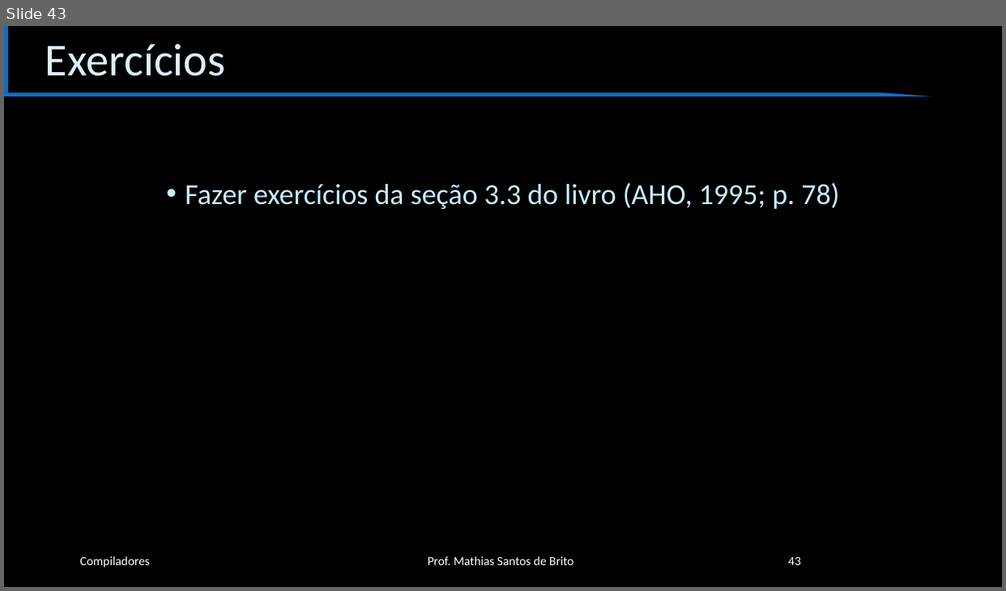
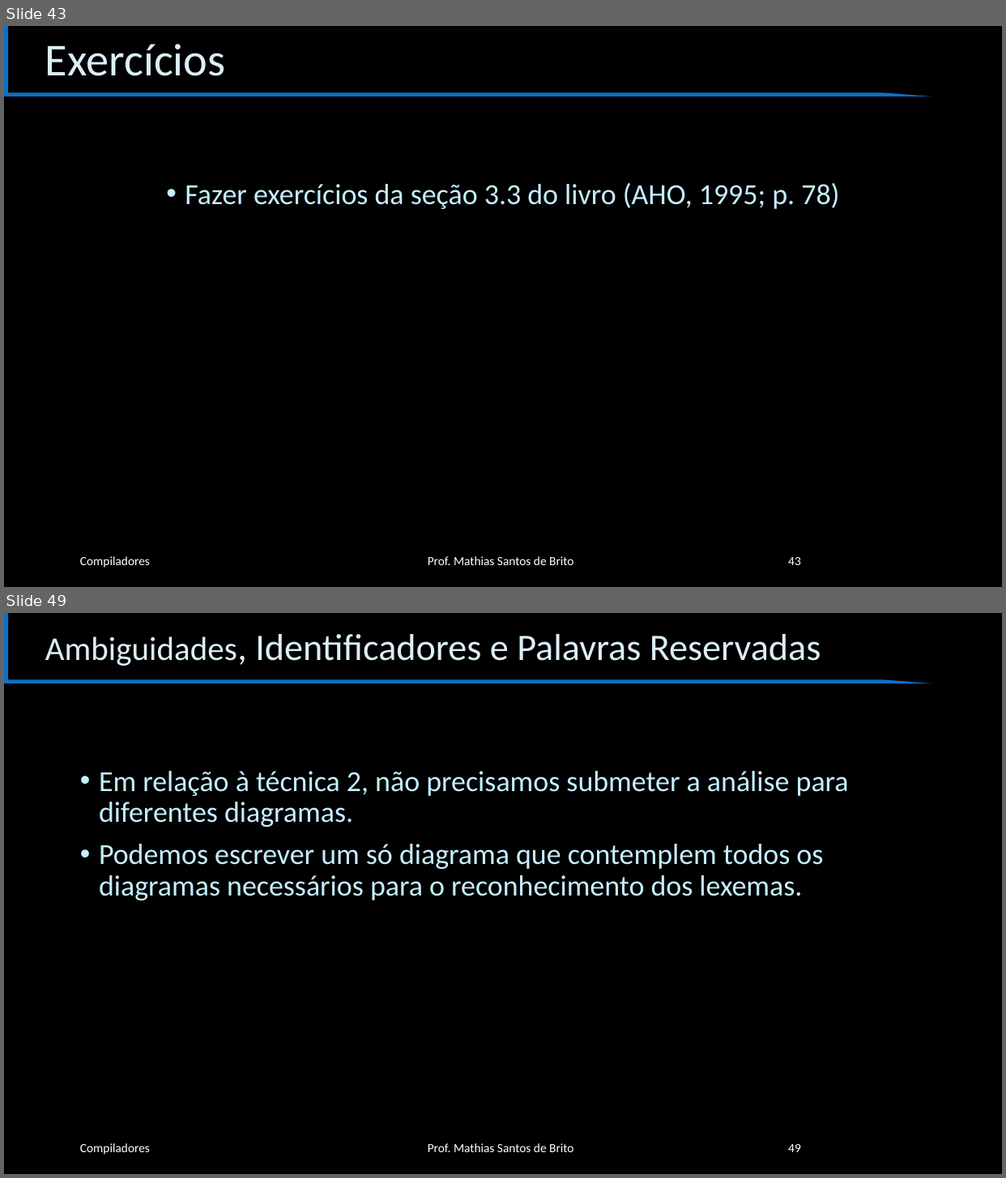
Before and after one commit to cet058-Org/2019.1, a slide deck: slides.pptx. Shown one above the other, each under a label of ours: slide 43 before the commit, slides 43 and 49 after it; the slides between them are not shown. The pictures are 1006x591 and 1006x1178 pixels, drawn with LibreOffice and Linux fonts; fonts in the diff are those of the drawing; background and template pictures are left out. Boxes give left, top, right and bottom in pixels: in the first picture for what was removed or moved away, otherwise in the second. Text is boxed around its words. In the diff, an @@ line names an element or a change of style, - is before the commit and + after.

```diff
--- a/slides.pptx
+++ b/slides.pptx
@@ slide 49 added at box(4, 613, 1002, 1174), background #000000; not listed: 1 template element that a slide beside it also shows @@
@@ title added at box(45, 634, 821, 666), 36 pt, text #DBEFF9 @@
+Ambiguidades, Identificadores e Palavras Reservadas
@@ text added at box(99, 771, 849, 901), 28 pt, text #C4EFFF @@
+• Em relação à técnica 2, não precisamos submeter a análise para diferentes diagramas.
+• Podemos escrever um só diagrama que contemplem todos os diagramas necessários para o reconhecimento dos lexemas.
@@ text added at box(80, 1144, 150, 1155), 12 pt, text #FFFFFF @@
+Compiladores
@@ text added at box(428, 1144, 573, 1152), 12 pt, text #FFFFFF @@
+Prof. Mathias Santos de Brito
@@ page number added at box(788, 1144, 801, 1152), 12 pt, text #FFFFFF @@
+49
```
Also in this commit, not shown: 7 other slides added, 1 other file.
